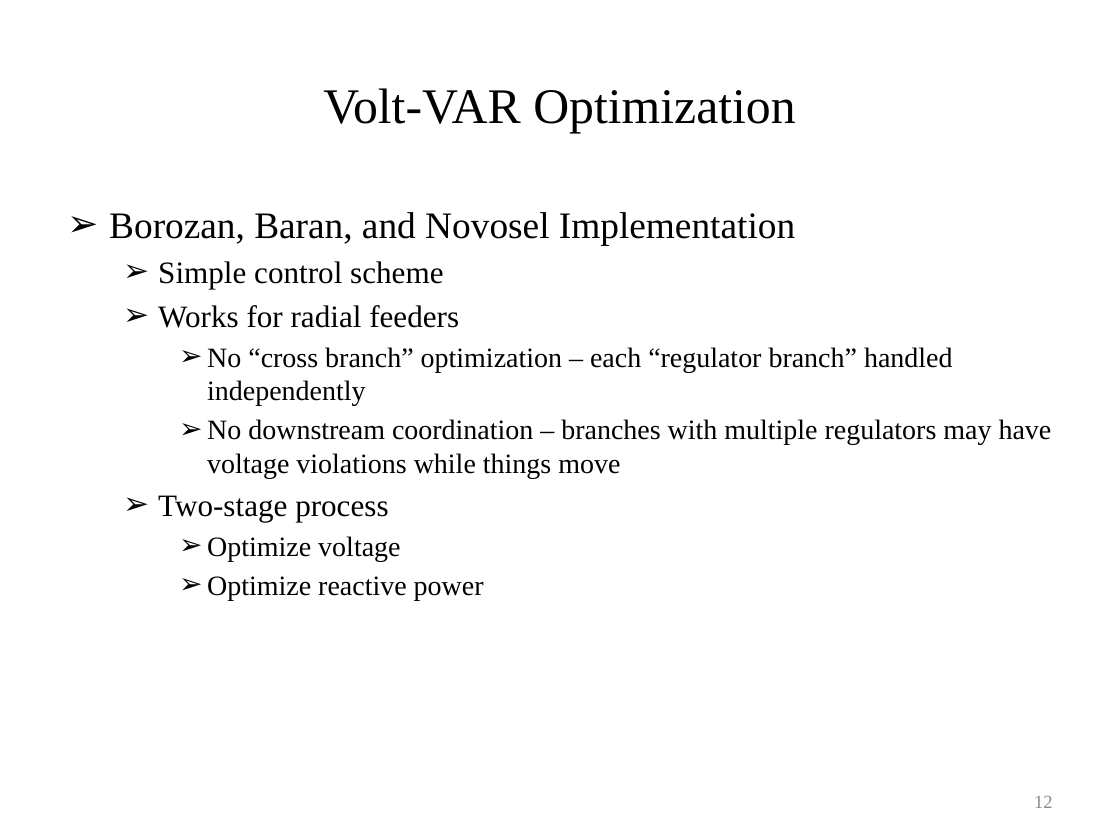
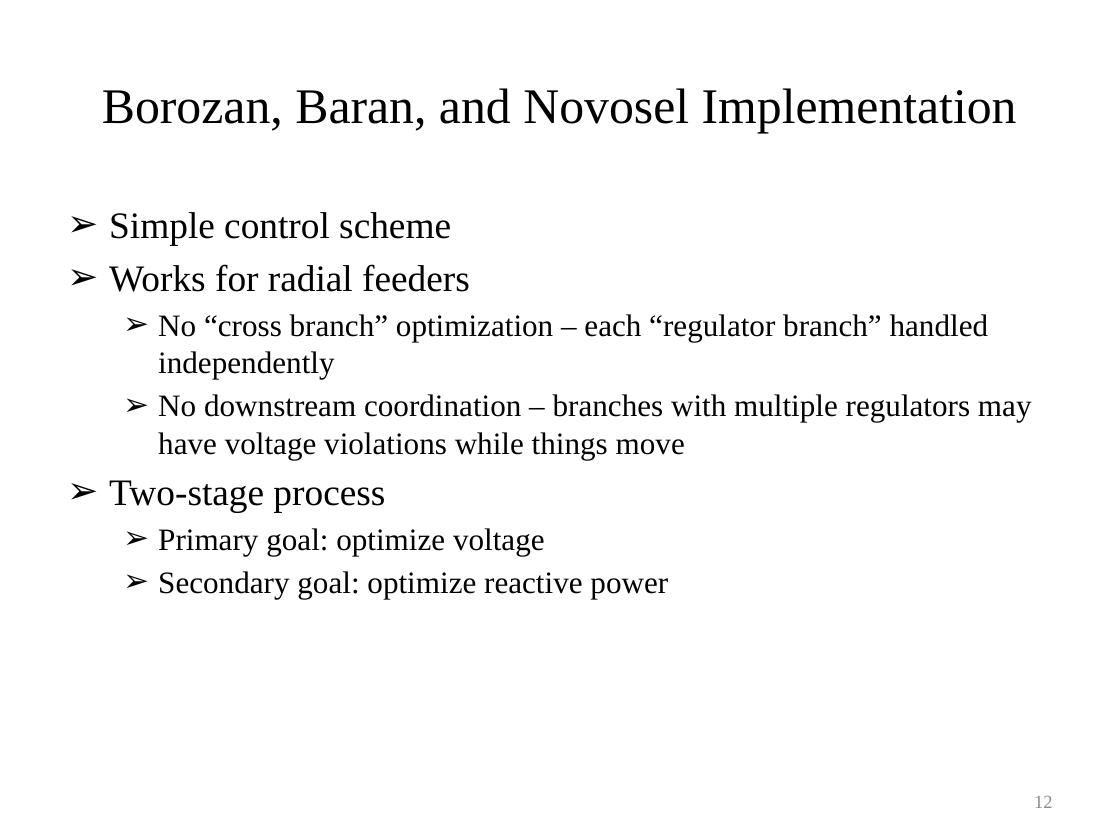
Before and after one commit to gridlab-d/course, a slide deck: slide 12 of University of Washington Class/Module 6 - Volt-VAR Optimization.pptx. Drawn at 1120x840 pixels with LibreOffice and Linux fonts; fonts in the diff are those of the drawing. Boxes give left, top, right and bottom in pixels: in the first picture for what was removed or moved away, otherwise in the second. Text is boxed around its words. In the diff, an @@ line names an element or a change of style, - is before the commit and + after.

```diff
--- a/University of Washington Class/Module 6 - Volt-VAR Optimization.pptx
+++ b/University of Washington Class/Module 6 - Volt-VAR Optimization.pptx
@@ title at [102, 88, 1017, 133]: text changed @@
-Volt-VAR Optimization
+Borozan, Baran, and Novosel Implementation
@@ text at [109, 212, 795, 246]: paragraph removed @@
-➢ Borozan, Baran, and Novosel Implementation
@@ text at [109, 212, 1032, 512]: size 20 to 24 pt in "Simple control scheme", "Works for radial feeders", "Two-stage process"; size 18 to 20 pt in "No “cross branch” optimization – each “regulator ...", "No downstream coordination – branches with multiple ..."; list level 2 to 1 in "Simple control scheme"; list level 2 to 1 in "Works for radial feeders"; list level 3 to 2 in "No “cross branch” optimization – ..."; list level 3 to 2 in "No downstream coordination – branches ..."; list level 2 to 1 in "Two-stage process" @@
@@ text at [158, 528, 668, 599]: text changed; size 18 to 20 pt @@
-    ➢ Optimize voltage
-    ➢ Optimize reactive power
+  ➢ Primary goal: optimize voltage
+  ➢ Secondary goal: optimize reactive power
```
Also in this commit, not shown: 9 other slides changed.
